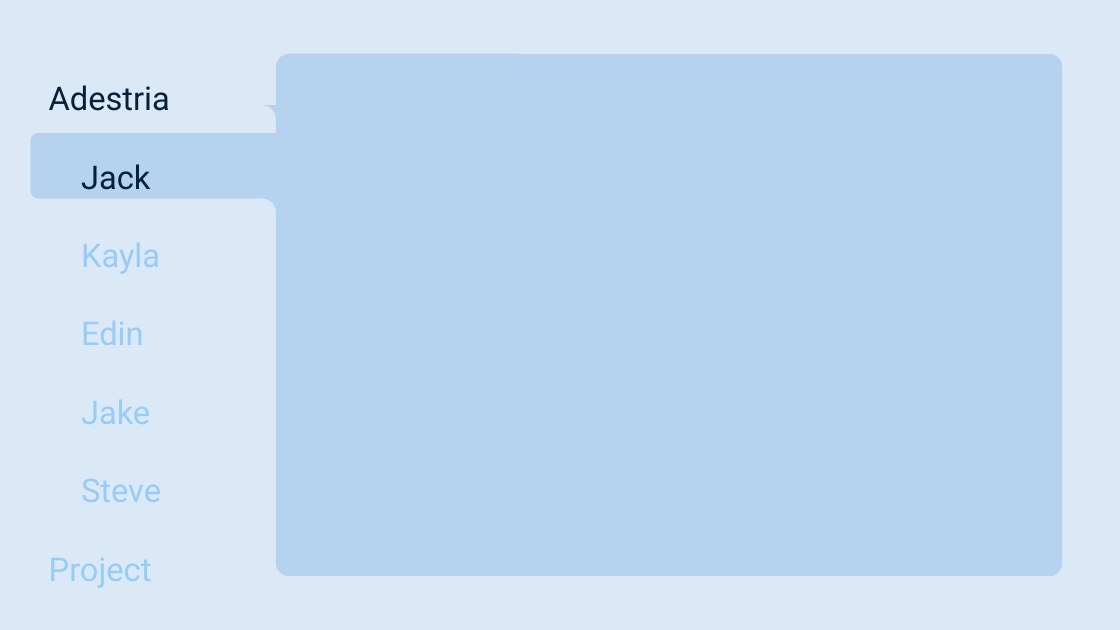
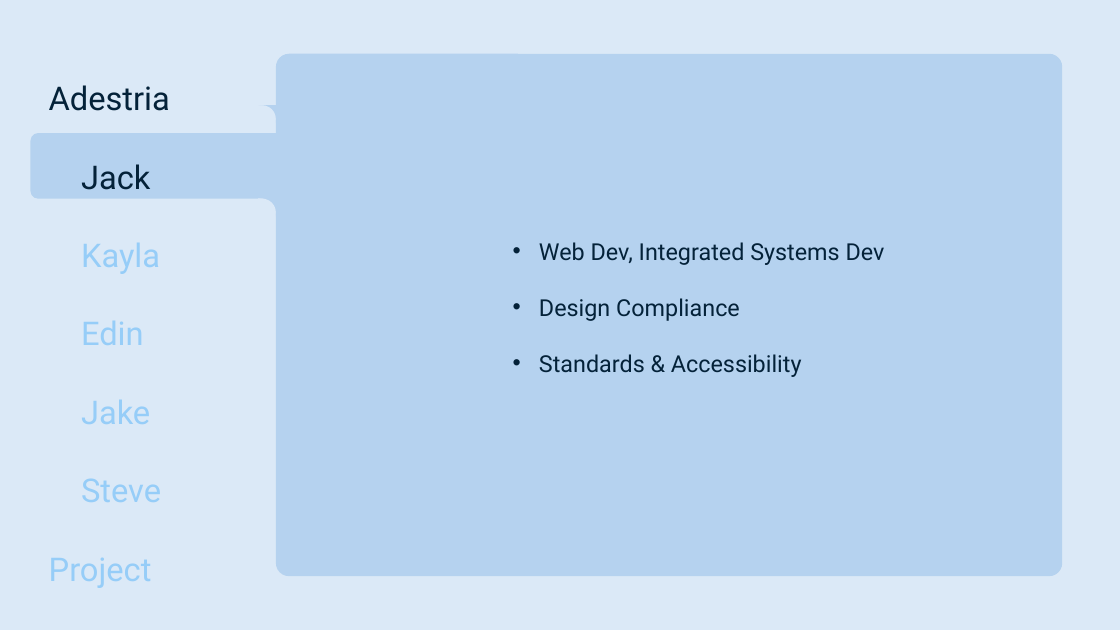
Before and after one commit to smutrux/prog1180, a slide deck: slide 5 of Deliverables/Presentation1.pptx. Drawn at 1120x630 pixels with LibreOffice and Linux fonts; fonts in the diff are those of the drawing. Boxes give left, top, right and bottom in pixels: in the first picture for what was removed or moved away, otherwise in the second. Text is boxed around its words. In the diff, an @@ line names an element or a change of style, - is before the commit and + after.

```diff
--- a/Deliverables/Presentation1.pptx
+++ b/Deliverables/Presentation1.pptx
@@ text added at [539,242,885,377], 20 pt, text #042239 @@
+• Web Dev, Integrated Systems Dev
+• Design Compliance
+• Standards & Accessibility
```
Also in this commit, not shown: 3 other slides changed, 1 slide added, 2 other files.
